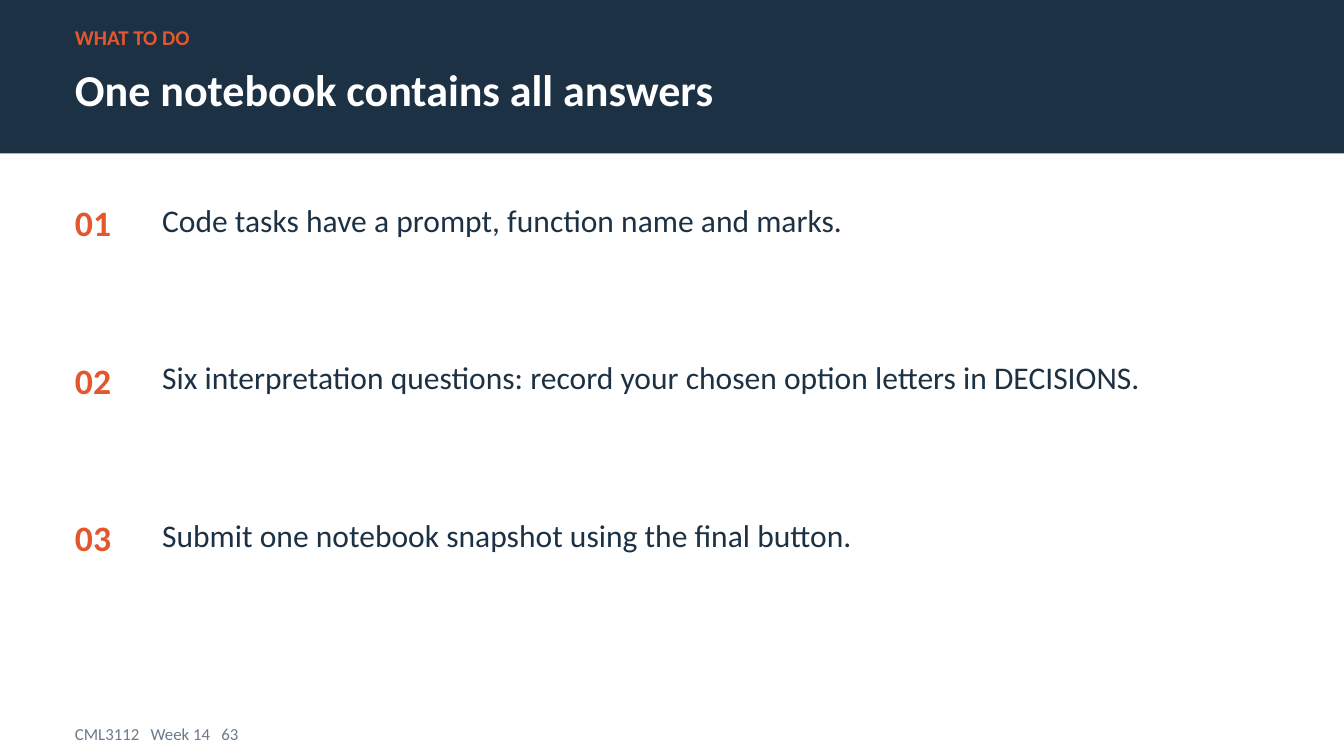
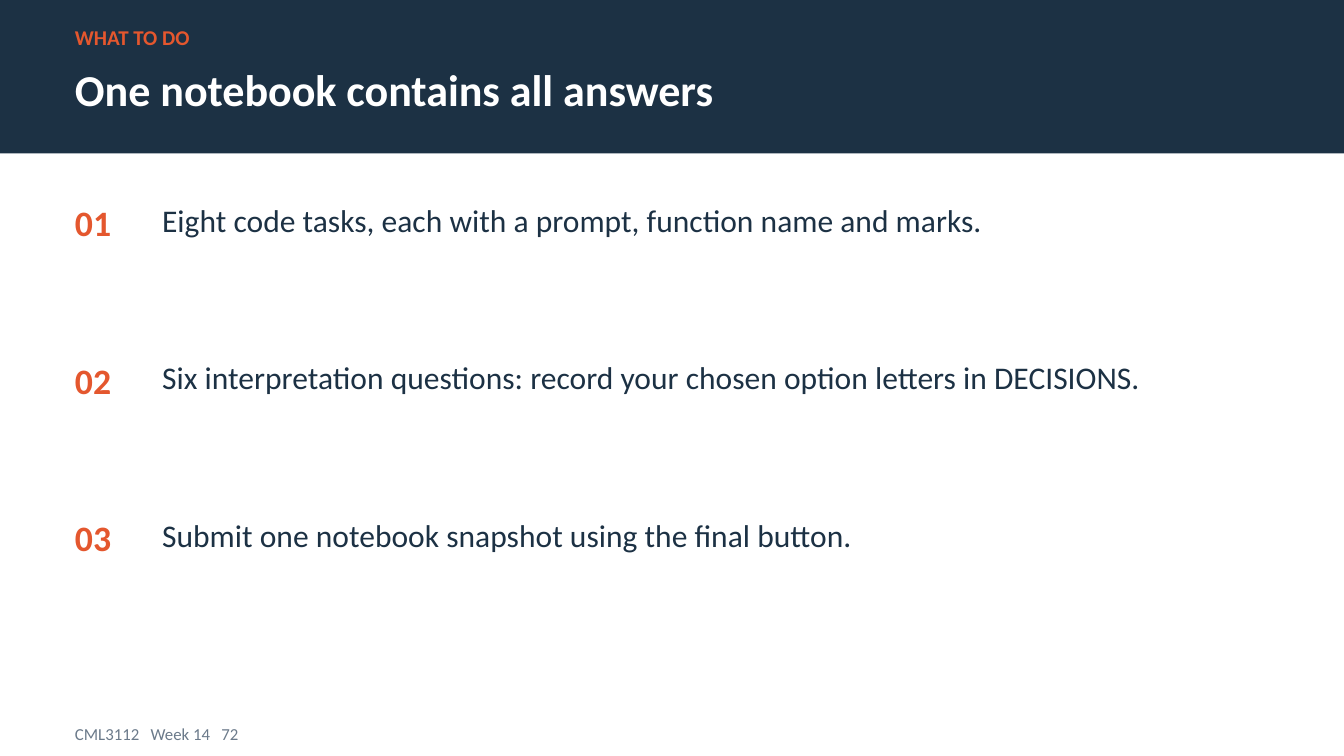
Before and after one commit to Jotham566/teaching-material, a slide deck: slide 72 of IUEA_Teaching_Plan/decks/CML3112_Week14_Design_Infrastructure.pptx (slide 63 before the commit). Drawn at 1344x756 pixels with LibreOffice and Linux fonts; fonts in the diff are those of the drawing. Boxes give left, top, right and bottom in pixels: in the first picture for what was removed or moved away, otherwise in the second. Text is boxed around its words. In the diff, an @@ line names an element or a change of style, - is before the commit and + after.

```diff
--- a/IUEA_Teaching_Plan/decks/CML3112_Week14_Design_Infrastructure.pptx
+++ b/IUEA_Teaching_Plan/decks/CML3112_Week14_Design_Infrastructure.pptx
@@ text at bbox=[162, 210, 982, 238]: text changed @@
-Code tasks have a prompt, function name and marks.
+Eight code tasks, each with a prompt, function name and marks.
@@ text at bbox=[75, 728, 238, 740]: text changed @@
-CML3112 Week 14 63
+CML3112 Week 14 72
```
Also in this commit, not shown: 15 other slides changed, 9 slides added, 55 other files.
